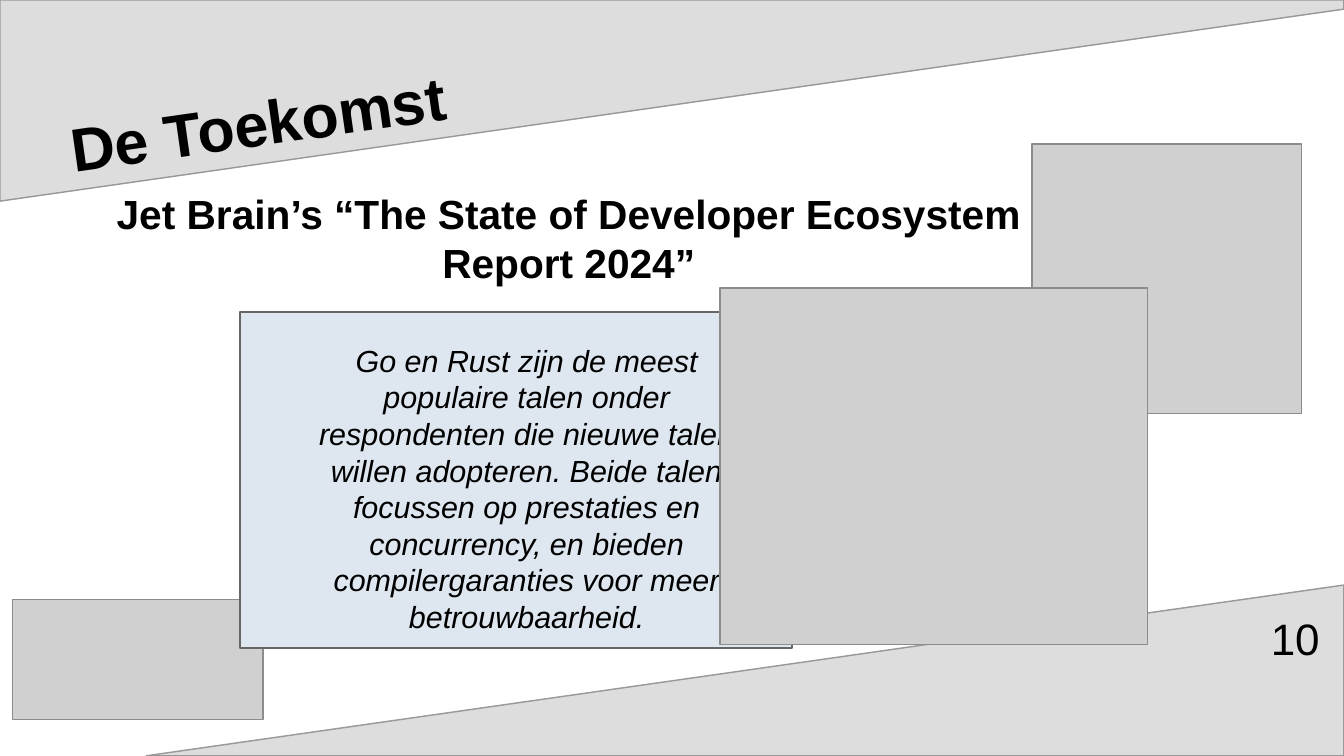
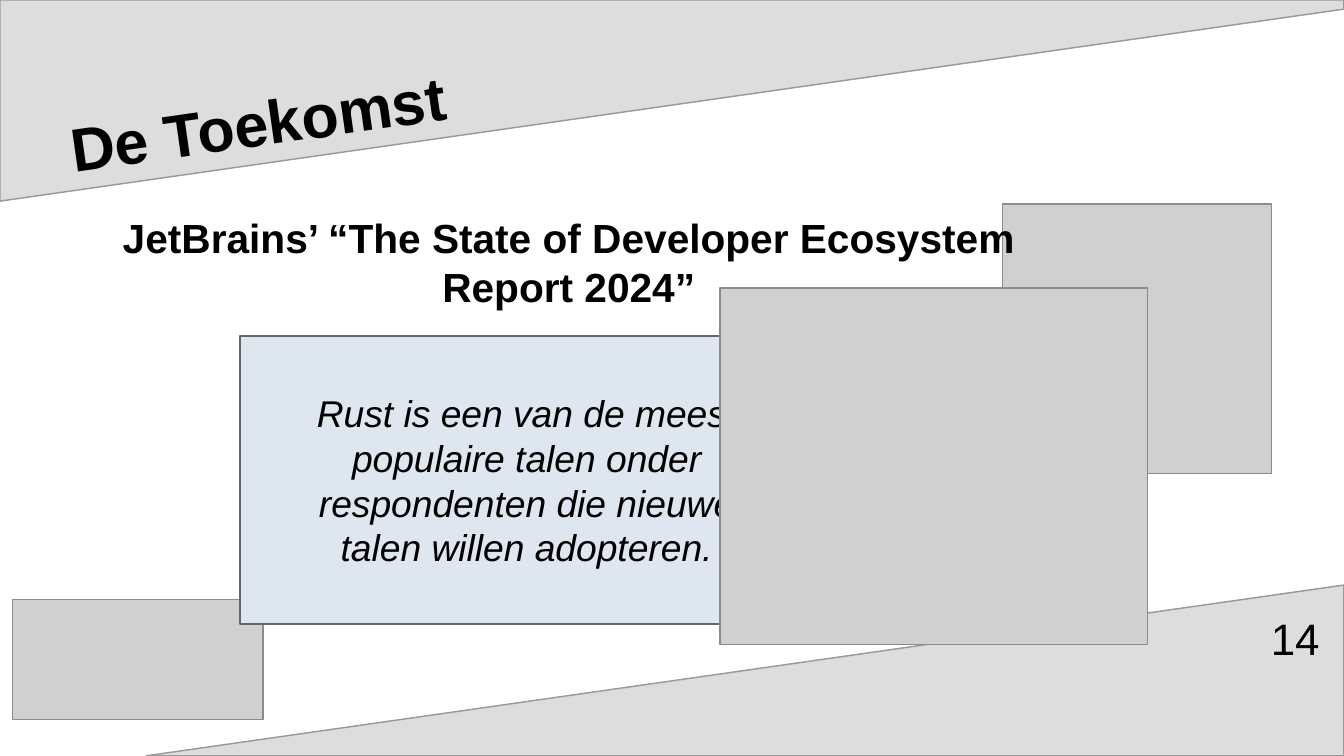
Before and after one commit to aventinesolutions/awsvsgcp-channel, a slide deck: slide 14 of ep002-Rust_in_Cloud_Native/ep002-Rust_in_Cloud_Native.odp (slide 10 before the commit). Drawn at 1344x756 pixels with LibreOffice and Linux fonts; fonts in the diff are those of the drawing; grey boxes stand for pictures. Boxes give left, top, right and bottom in pixels: in the first picture for what was removed or moved away, otherwise in the second. Text is boxed around its words. In the diff, an @@ line names an element or a change of style, - is before the commit and + after.

Commit message:
:bear: :construction: fixes for Rust Slides based on feedback from class yesterday evening

```diff
--- a/ep002-Rust_in_Cloud_Native/ep002-Rust_in_Cloud_Native.odp
+++ b/ep002-Rust_in_Cloud_Native/ep002-Rust_in_Cloud_Native.odp
@@ picture: place and size @@
-picture at [1032,144,1301,413]
+picture at [1003,204,1272,473]
@@ text at [123,220,1015,309]: text changed @@
-Jet Brain’s “The State of Developer Ecosystem Report 2024”
+JetBrains’ “The State of Developer Ecosystem Report 2024”
@@ rectangle: place and size @@
-rectangle at [240,312,793,649]
+rectangle at [240,337,805,624]
@@ text "Rust is een van de ..." at [317,398,736,569]: vertical alignment top to middle @@
@@ text at [317,398,736,569]: text changed; size 18 to 22 pt @@
-Go en Rust zijn de meest populaire talen onder respondenten die nieuwe talen willen adopteren. Beide talen focussen op prestaties en concurrency, en bieden compilergaranties voor meer betrouwbaarheid.
+Rust is een van de meest populaire talen onder respondenten die nieuwe talen willen adopteren.
@@ page number at [1271,624,1320,655]: text changed @@
-10
+14
```
Also in this commit, not shown: 8 other slides changed, 3 slides added, 6 other files.
